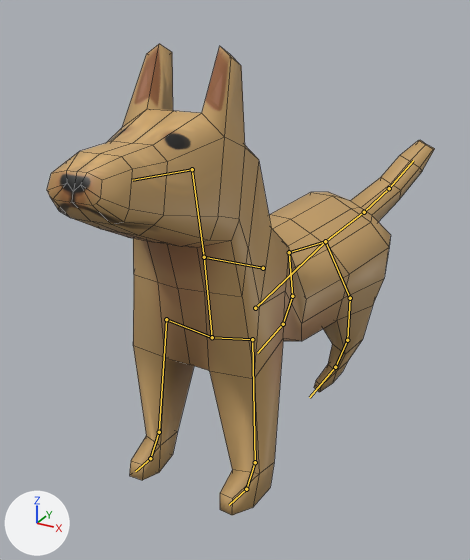
Renders of the FBX model Puppy Search/Assets/Models/Dog/Dog.fbx from each side of a commit.
Both versions are drawn from a 50 mm camera at (0.93, -1.855, 1.585) aimed at (-0.007, -0.152, 0.733). The axes (+X, +Y, +Z) are drawn at lower left. The lights are the same throughout. Both versions are drawn at frame 19 of the action 'Armature|ChickenWalk.001'; the numbers are the values there. The bones that bend it are drawn over the model as lines. Mesh edges are drawn as thin lines.

The first picture shows 'Dog'.
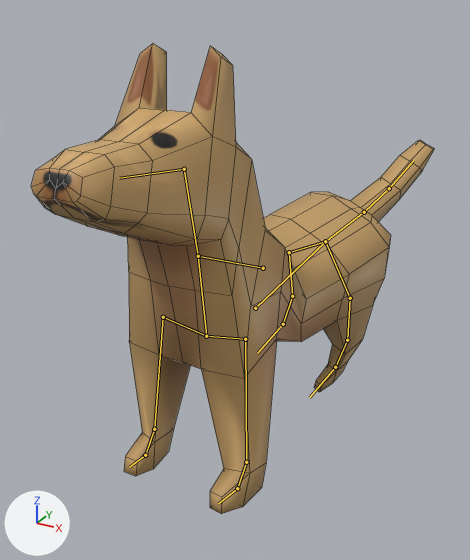
Boxes (x1, y1, x2, y2) around the edits, measured in the pictures (470 x 560 px):
'Dog', posed
    before: (47, 44, 434, 515)
    after: (31, 43, 434, 514)
bone 'Bone', root to tip
    before: (263, 268) to (204, 257)
    after: (263, 268) to (198, 256)

What the commit changed:
Bone 'Bone' (bone_bone) turns from (-16, 0, -3) to (-16, 0, 0) degrees about its own x, y and z.
